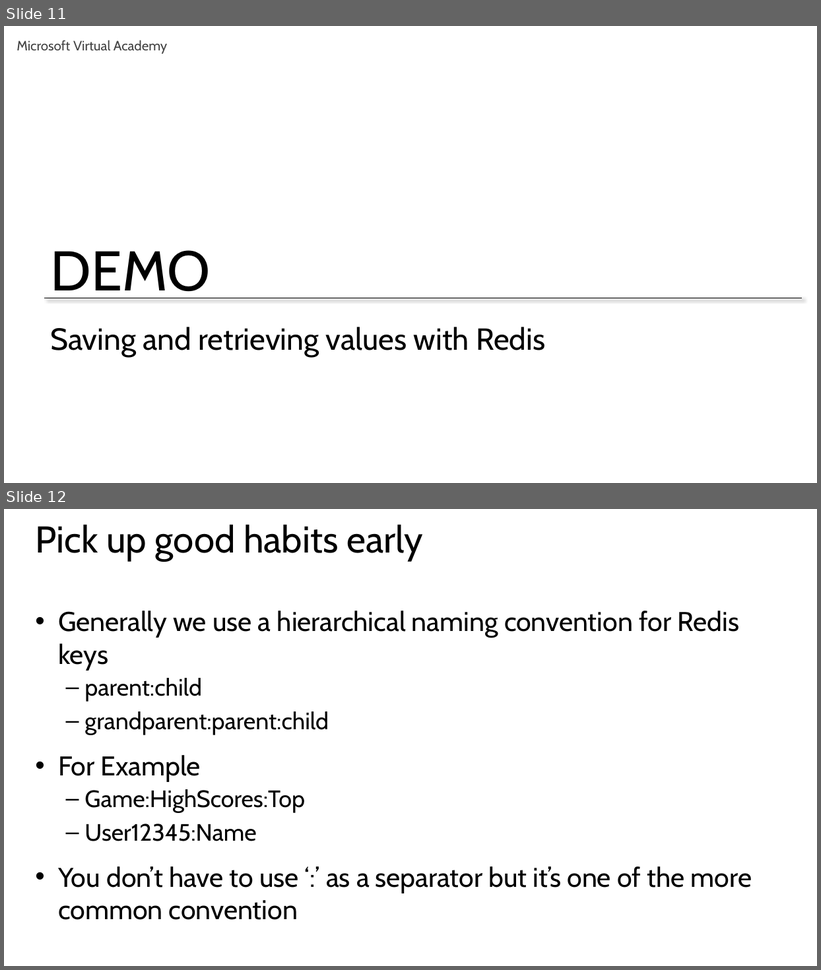
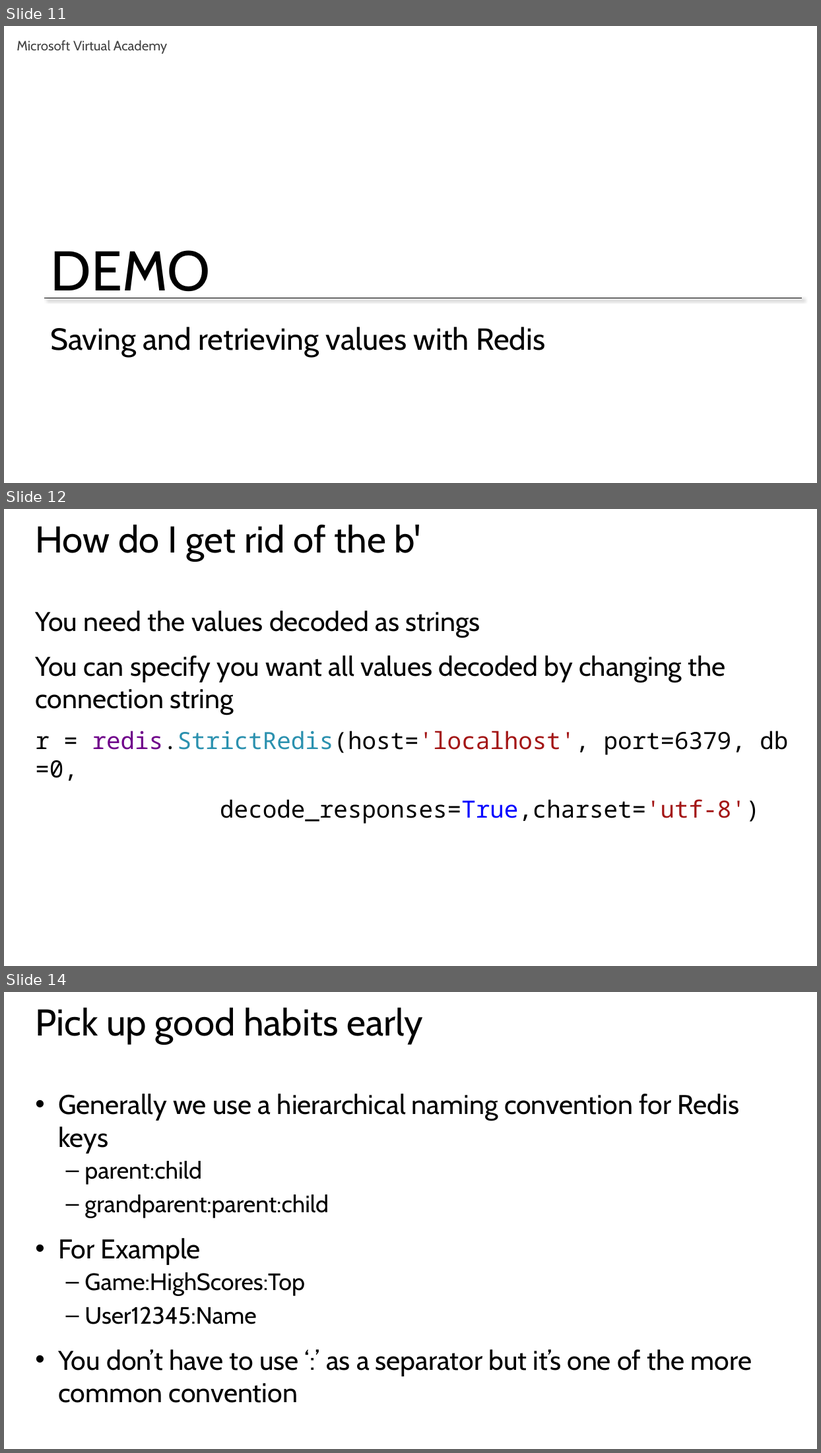
Before and after one commit to GeekTrainer/Flask, a slide deck: Slides/Module 5 - Using Redis.pptx. Shown one above the other, each under a label of ours: slides 11 and 12 before the commit, slides 11, 12 and 14 after it; the slides between them are not shown. The pictures are 821x970 and 821x1453 pixels, drawn with LibreOffice and Linux fonts; fonts in the diff are those of the drawing. Boxes give left, top, right and bottom in pixels: in the first picture for what was removed or moved away, otherwise in the second. Text is boxed around its words. In the diff, an @@ line names an element or a change of style, - is before the commit and + after.

Commit message:
Slide update

```diff
--- a/Slides/Module 5 - Using Redis.pptx
+++ b/Slides/Module 5 - Using Redis.pptx
@@ slide 12 added at [4, 509, 817, 966], background #FFFFFF @@
@@ title added at [36, 524, 421, 561], 44 pt, text #000000 @@
+How do I get rid of the b'
@@ text added at [35, 611, 788, 824], 32 pt, text #000000 @@
+You need the values decoded as strings
+You can specify you want all values decoded by changing the connection string
+r = redis.StrictRedis(host='localhost', port=6379, db=0,
+decode_responses=True,charset='utf-8')
@@ what was slide 12 is now slide 14 @@
```
Also in this commit, not shown: 1 other slide added.
